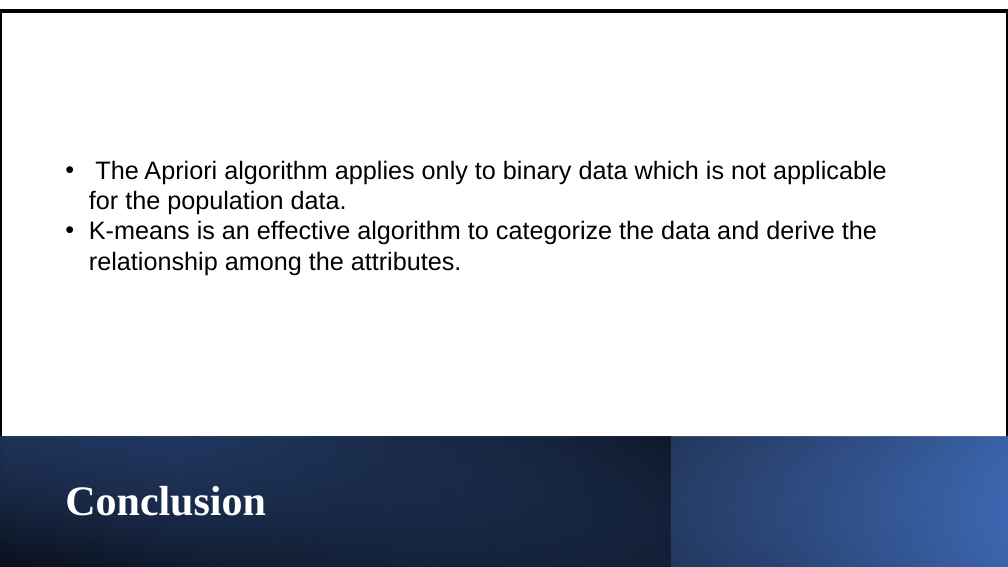
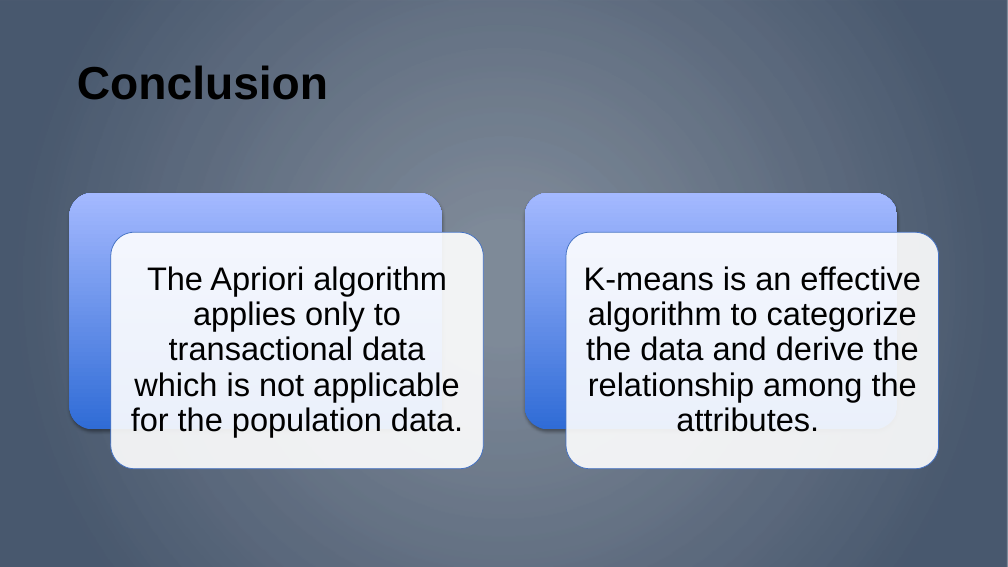
Before and after one commit to toyosi11/0.ProjectDataMiningFall2023, a slide deck: slide 11 of 10.05.2023.Data_Descriptive_Presentation.pptx. Drawn at 1008x567 pixels with LibreOffice and Linux fonts; fonts in the diff are those of the drawing; background and template pictures are left out. Boxes give left, top, right and bottom in pixels: in the first picture for what was removed or moved away, otherwise in the second. Text is boxed around its words. In the diff, an @@ line names an element or a change of style, - is before the commit and + after.

```diff
--- a/10.05.2023.Data_Descriptive_Presentation.pptx
+++ b/10.05.2023.Data_Descriptive_Presentation.pptx
@@ rectangle: place and size @@
-rectangle at (0, 11, 1008, 567)
+rectangle at (0, 0, 1008, 567)
@@ rectangle at (0, 0, 1008, 567): fill #FFFFFF to gradient #44546A; outline #000000 3 pt to none @@
@@ title "Conclusion": place and size @@
-title "Conclusion" at (65, 486, 265, 516)
+title "Conclusion" at (77, 65, 328, 100)
@@ title "Conclusion" at (77, 65, 328, 100): size 40 to 44 pt, font Times New Roman to Arial, text colour #FFFFFF to #000000 @@
@@ text at (89, 160, 886, 215): paragraph removed @@
-• The Apriori algorithm applies only to binary data which is not applicable for the population data.
@@ group added at (70, 193, 939, 469): 4 rounded rectangles, 1 text @@
+The Apriori algorithm applies only to transactional data which is not applicable for the population data.
@@ text "K-means is an effective algorithm ...": place and size @@
-text "K-means is an effective algorithm ..." at (89, 160, 886, 275)
+text "K-means is an effective algorithm ..." at (584, 266, 921, 432)
@@ text "K-means is an effective algorithm ..." at (584, 266, 921, 432): size 24 to 31 pt; alignment left to centre; bullet • to none; line spacing 1 to 0.9; more space between paragraphs; vertical alignment top to middle @@
@@ rectangle removed at (0, 437, 1008, 567) @@
@@ rectangle removed at (0, 437, 671, 567) @@
@@ rectangle removed at (0, 437, 1008, 567) @@
```
Also in this commit, not shown: 11 other slides changed, 2 other files.
